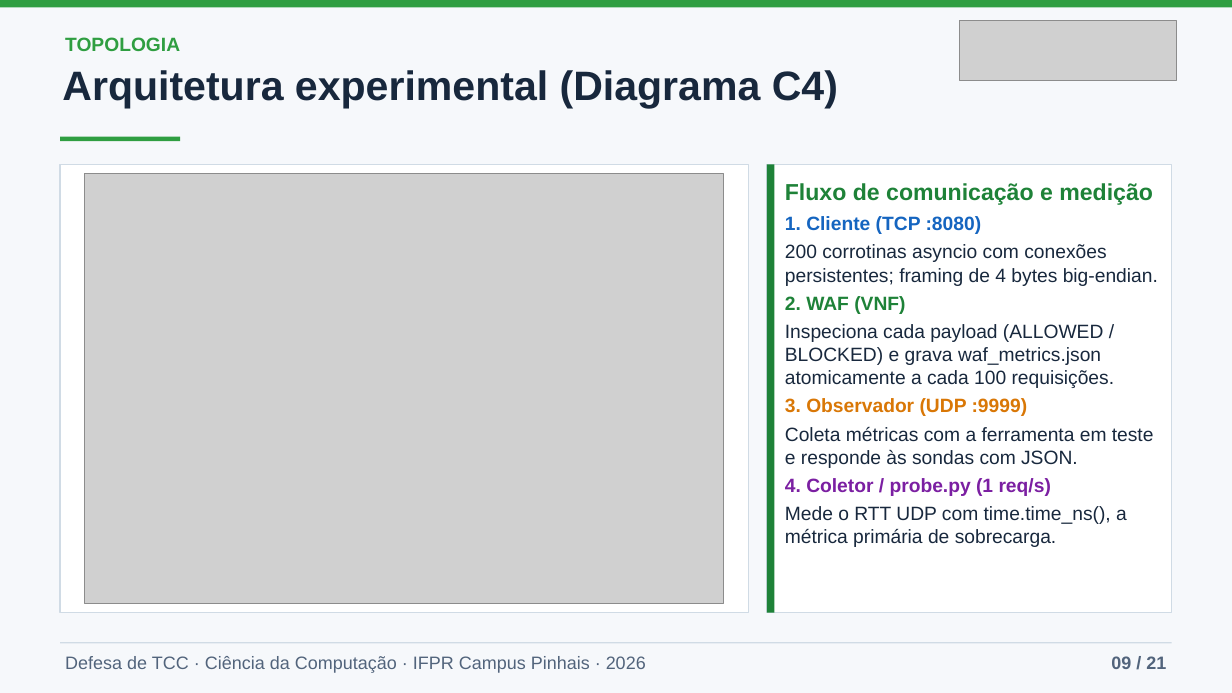
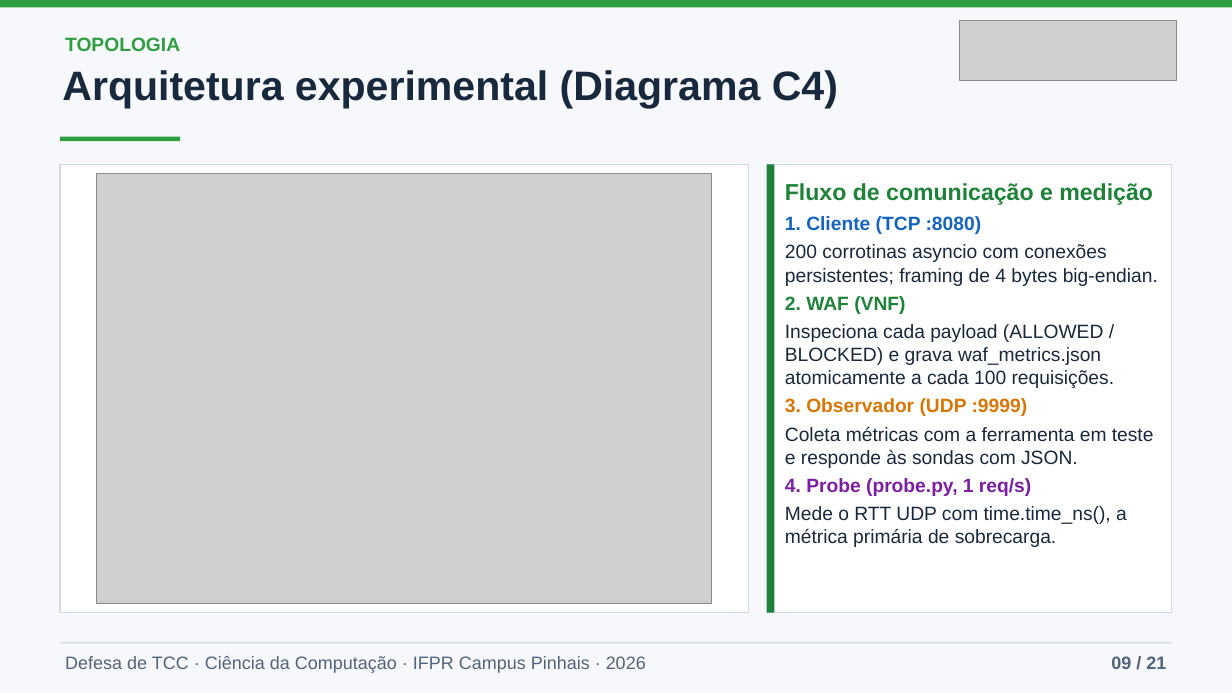
Before and after one commit to joaopedroplinta/vnf-monitoring-benchmark, a slide deck: slide 9 of docs/apresentacao/apresentacao_tcc.pptx. Drawn at 1232x693 pixels with LibreOffice and Linux fonts; fonts in the diff are those of the drawing; grey boxes stand for pictures. Boxes give left, top, right and bottom in pixels: in the first picture for what was removed or moved away, otherwise in the second. Text is boxed around its words. In the diff, an @@ line names an element or a change of style, - is before the commit and + after.

Commit message:
docs(apresentacao): slide 9 usa o C4model.png novo e o nome Probe

```diff
--- a/docs/apresentacao/apresentacao_tcc.pptx
+++ b/docs/apresentacao/apresentacao_tcc.pptx
@@ picture resized from (x1=85, y1=174, x2=724, y2=604) to (x1=97, y1=174, x2=712, y2=604) @@
@@ text in rectangle at (x1=785, y1=478, x2=1031, y2=496): text changed @@
-4. Coletor / probe.py (1 req/s)
+4. Probe (probe.py, 1 req/s)
```
Also in this commit, not shown: 2 other files.
